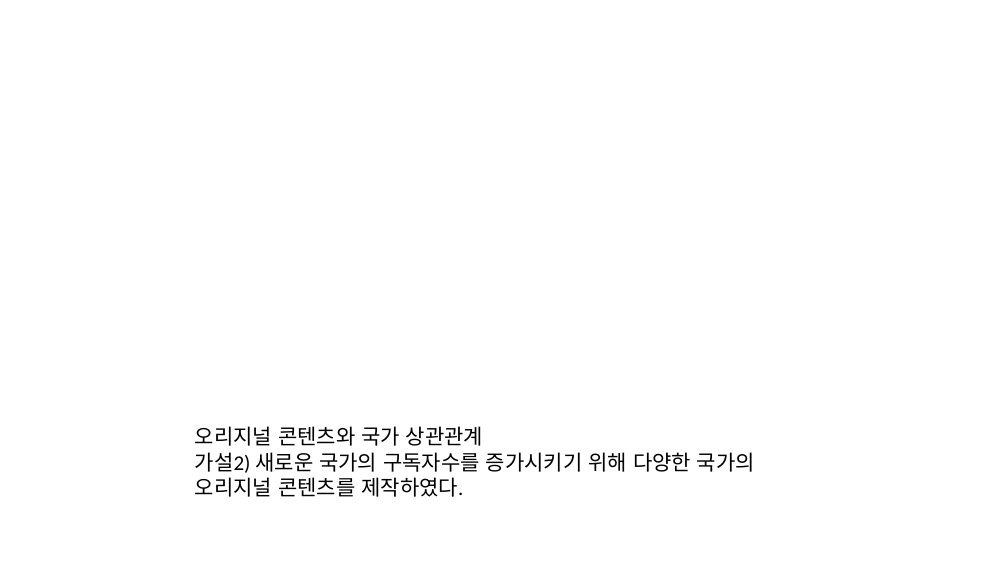
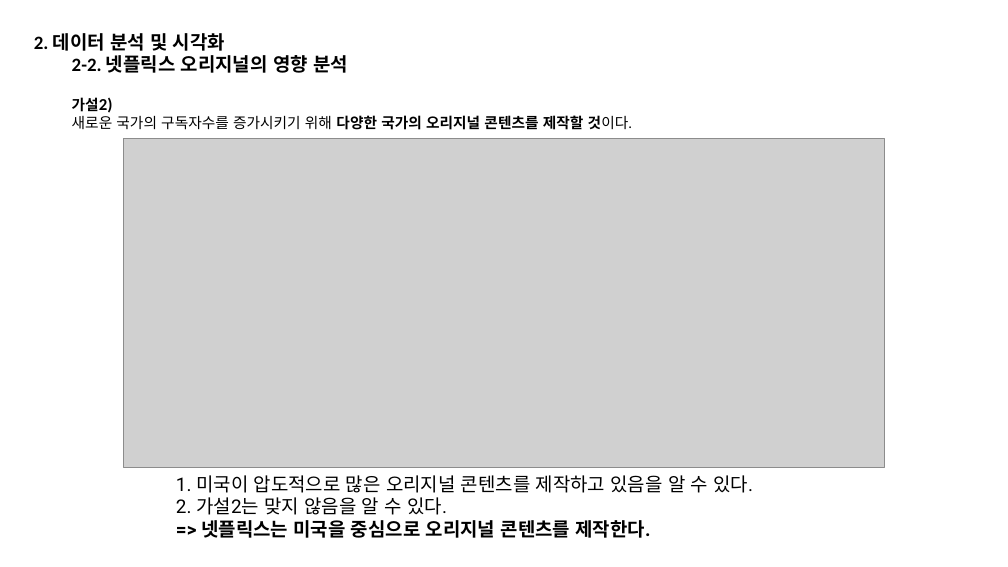
Before and after one commit to kim-seo-hyun/datathon, a slide deck: slide 12 of weddingpeach_speech_finish.pptx (slide 14 before the commit). Drawn at 1008x567 pixels with LibreOffice and Linux fonts; fonts in the diff are those of the drawing; grey boxes stand for pictures. Boxes give left, top, right and bottom in pixels: in the first picture for what was removed or moved away, otherwise in the second. Text is boxed around its words. In the diff, an @@ line names an element or a change of style, - is before the commit and + after.

Commit message:
final

```diff
--- a/weddingpeach_speech_finish.pptx
+++ b/weddingpeach_speech_finish.pptx
@@ text at [34,33,632,130]: text changed; size 20 to 14 pt; bold on @@
-오리지널 콘텐츠와 국가 상관관계
-가설2) 새로운 국가의 구독자수를 증가시키기 위해 다양한 국가의 오리지널 콘텐츠를 제작하였다.
+2. 데이터 분석 및 시각화
+  2-2. 넷플릭스 오리지널의 영향 분석
+  가설2)
+  새로운 국가의 구독자수를 증가시키기 위해 다양한 국가의 오리지널 콘텐츠를 제작할 것이다.
@@ picture added at [123,138,885,467] @@
@@ text added at [176,475,753,538], 18 pt, text #000000 @@
+1. 미국이 압도적으로 많은 오리지널 콘텐츠를 제작하고 있음을 알 수 있다.
+2. 가설2는 맞지 않음을 알 수 있다.
+=> 넷플릭스는 미국을 중심으로 오리지널 콘텐츠를 제작한다.
```
Also in this commit, not shown: 4 other slides changed, 14 slides added, 20 slides removed.
